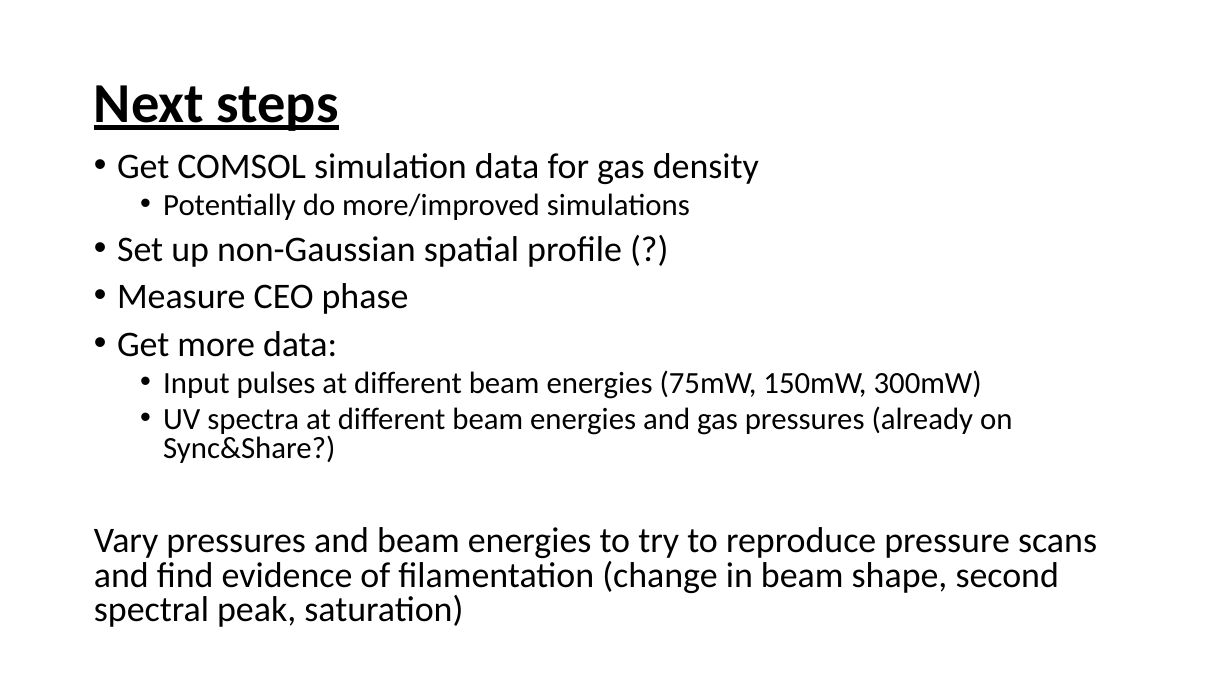
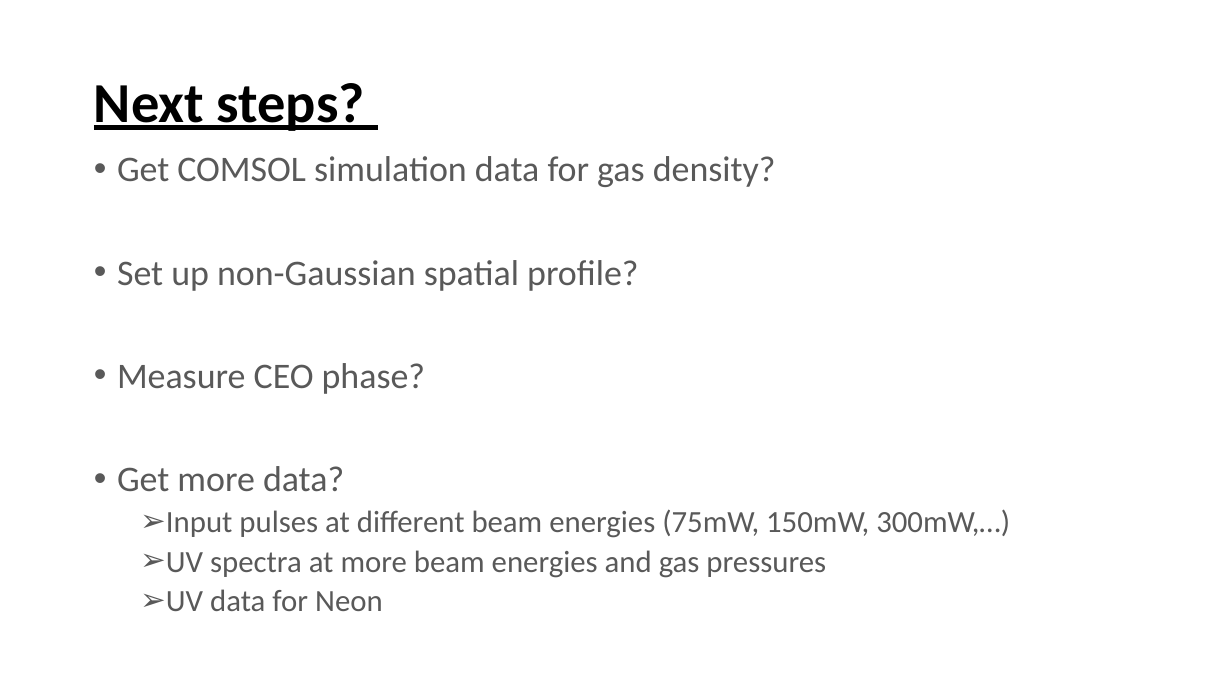
Before and after one commit to david-f-amorim/Simulating-THG-of-few-femtosecond-pulses-in-a-noble-gas-, a slide deck: slide 16 of presentations/DESY - Updates Week 1&2.pptx (slide 15 before the commit). Drawn at 1232x693 pixels with LibreOffice and Linux fonts; fonts in the diff are those of the drawing. Boxes give left, top, right and bottom in pixels: in the first picture for what was removed or moved away, otherwise in the second. Text is boxed around its words. In the diff, an @@ line names an element or a change of style, - is before the commit and + after.

```diff
--- a/presentations/DESY - Updates Week 1&2.pptx
+++ b/presentations/DESY - Updates Week 1&2.pptx
@@ title at <box>94,83,365,131</box>: text changed @@
-Next steps
+Next steps?
@@ text at <box>117,156,1010,611</box>: text changed; size 28 to 24 pt; text colour #000000 to #595959 @@
-• Get COMSOL simulation data for gas density
-  • Potentially do more/improved simulations
-• Set up non-Gaussian spatial profile (?)
-• Measure CEO phase
-• Get more data:
-  • Input pulses at different beam energies (75mW, 150mW, 300mW)
-  • UV spectra at different beam energies and gas pressures (already on Sync&Share?)
-Vary pressures and beam energies to try to reproduce pressure scans and find evidence of filamentation (change in beam shape, second spectral peak, saturation)
+• Get COMSOL simulation data for gas density?
+• Set up non-Gaussian spatial profile?
+• Measure CEO phase?
+• Get more data?
+  ➢ Input pulses at different beam energies (75mW, 150mW, 300mW,…)
+  ➢ UV spectra at more beam energies and gas pressures
+  ➢ UV data for Neon
```
Also in this commit, not shown: 11 other slides changed, 4 slides added, 4 slides removed, 2 other files.
